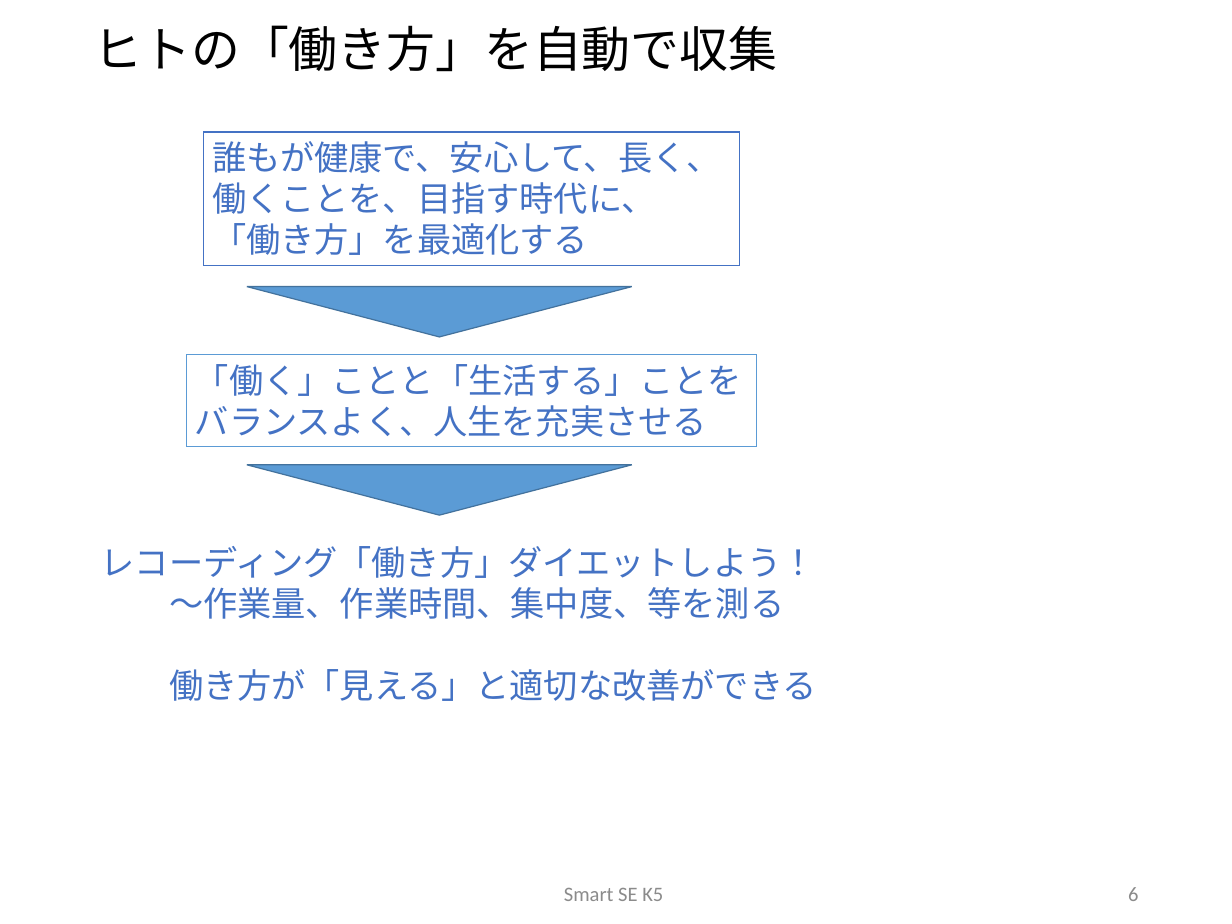
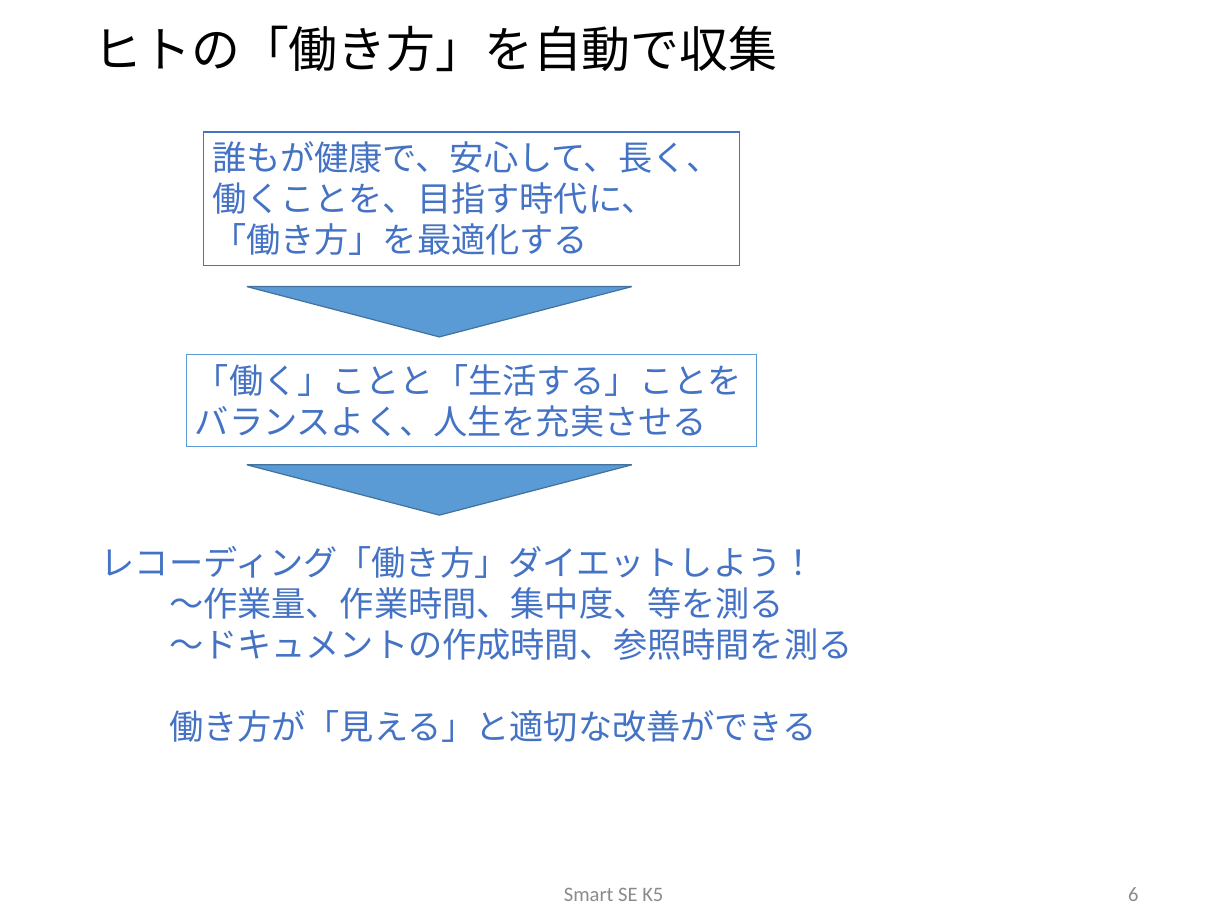
Before and after one commit to sakai-memoru/smartse19, a slide deck: slide 6 of _project_docs/SSE19_CD_PROP.pptx. Drawn at 1232x924 pixels with LibreOffice and Linux fonts; fonts in the diff are those of the drawing; background and template pictures are left out. Boxes give left, top, right and bottom in pixels: in the first picture for what was removed or moved away, otherwise in the second. Text is boxed around its words. In the diff, an @@ line names an element or a change of style, - is before the commit and + after.

```diff
--- a/_project_docs/SSE19_CD_PROP.pptx
+++ b/_project_docs/SSE19_CD_PROP.pptx
@@ text at (169,628,853,660): paragraph added @@
+～ドキュメントの作成時間、参照時間を測る
```
Also in this commit, not shown: 10 other slides changed, 2 slides added, 8 other files.
